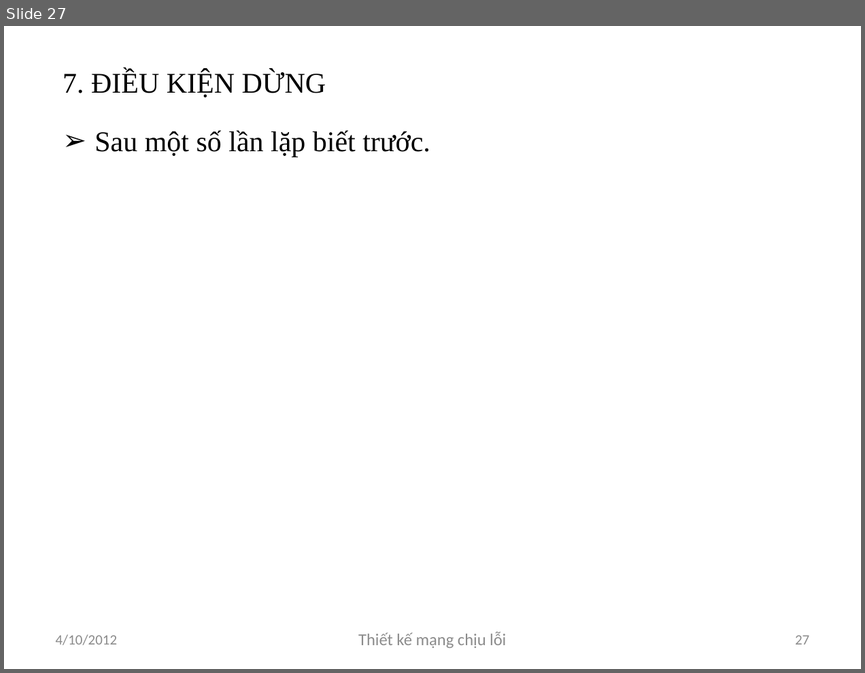
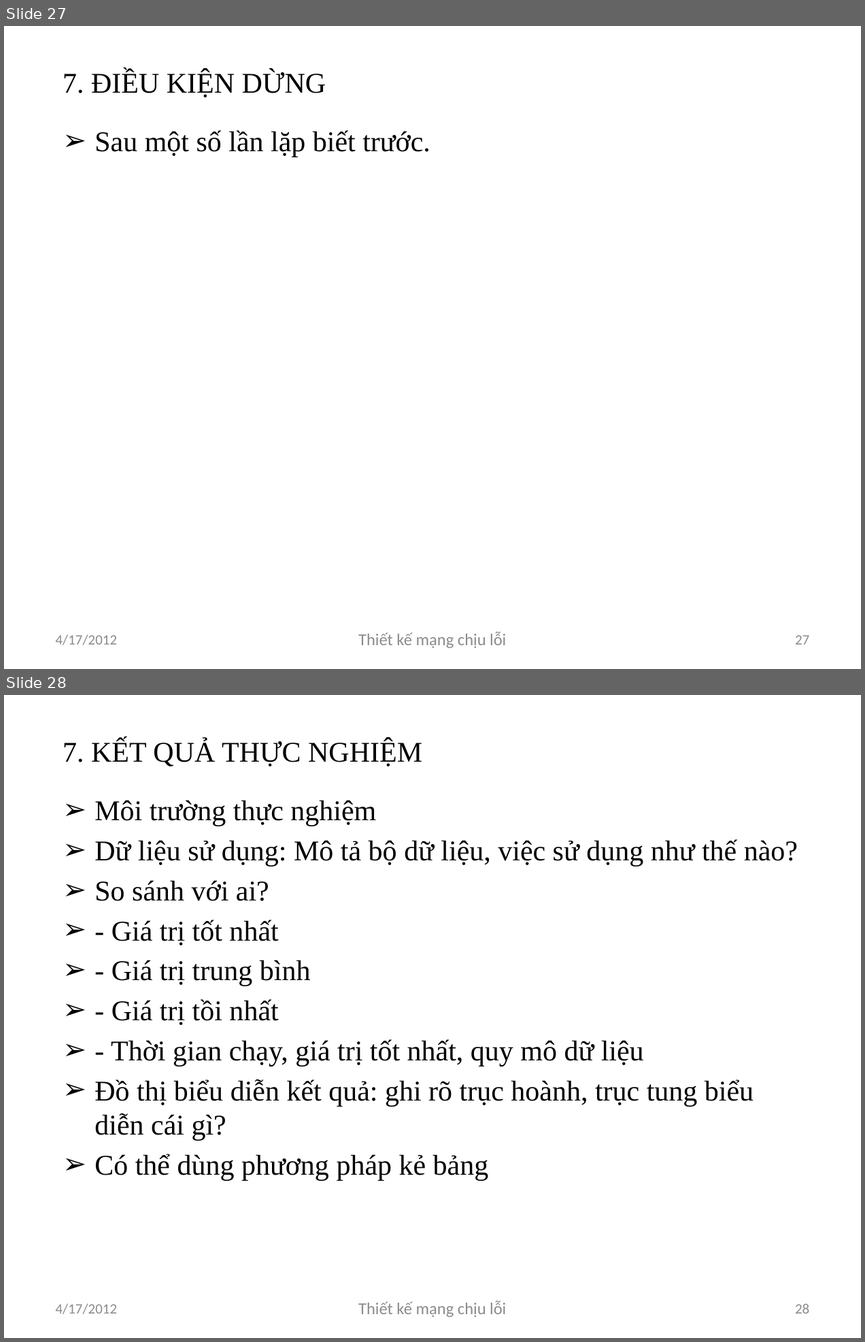
Before and after one commit to luongnv89/GAMSOND, a slide deck: Presents/Luongnv.Intro6.0.pptx. Shown one above the other, each under a label of ours: slide 27 before the commit, slides 27 and 28 after it. The pictures are 865x673 and 865x1342 pixels, drawn with LibreOffice and Linux fonts; fonts in the diff are those of the drawing. Boxes give left, top, right and bottom in pixels: in the first picture for what was removed or moved away, otherwise in the second. Text is boxed around its words. In the diff, an @@ line names an element or a change of style, - is before the commit and + after.

```diff
--- a/Presents/Luongnv.Intro6.0.pptx
+++ b/Presents/Luongnv.Intro6.0.pptx
@@ slide 28 added at (4,695,861,1338), background #FFFFFF @@
@@ title added at (62,739,422,766), 24 pt, text #000000 @@
+7. KẾT QUẢ THỰC NGHIỆM
@@ text added at (94,800,798,1181), 24 pt, text #000000 @@
+➢ Môi trường thực nghiệm
+➢ Dữ liệu sử dụng: Mô tả bộ dữ liệu, việc sử dụng như thế nào?
+➢ So sánh với ai?
+➢ - Giá trị tốt nhất
+➢ - Giá trị trung bình
+➢ - Giá trị tồi nhất
+➢ - Thời gian chạy, giá trị tốt nhất, quy mô dữ liệu
+➢ Đồ thị biểu diễn kết quả: ghi rõ trục hoành, trục tung biểu diễn cái gì?
+➢ Có thể dùng phương pháp kẻ bảng
@@ text added at (56,1303,118,1314), 12 pt, text #8C8C8C @@
+4/17/2012
@@ text added at (358,1300,506,1317), 14 pt, text #8C8C8C @@
+Thiết kế mạng chịu lỗi
@@ page number added at (795,1304,809,1313), 12 pt, text #8C8C8C @@
+28
@@ slide 27 changed as well @@
@@ text at (56,634,118,645): text changed @@
-4/10/2012
+4/17/2012
```
Also in this commit, not shown: 27 other slides changed, 1 other file.
